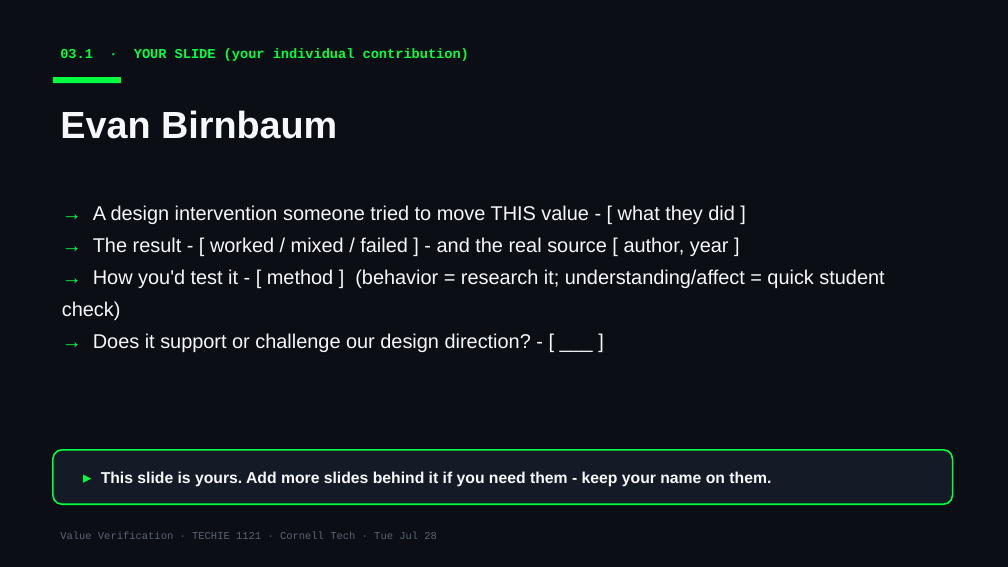
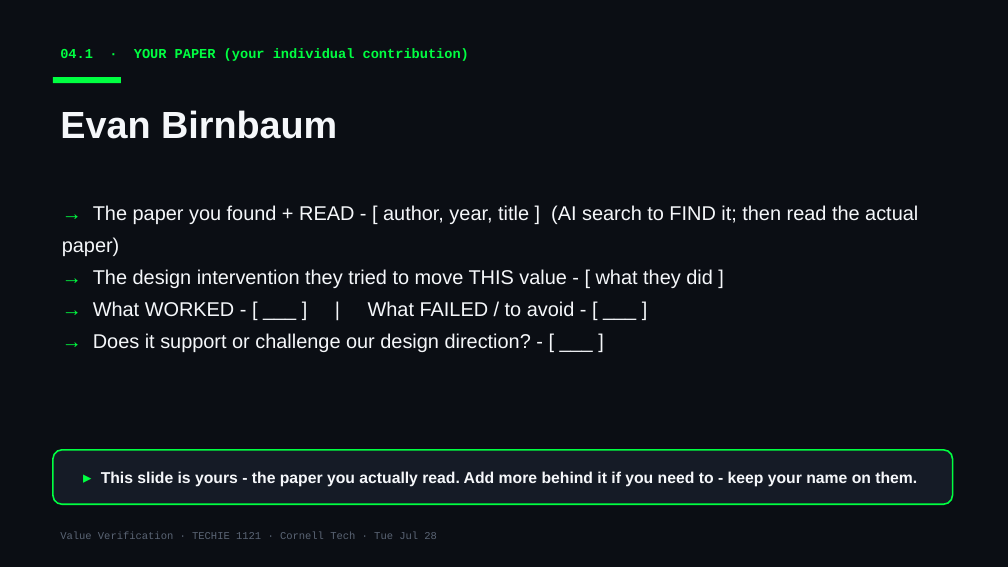
Before and after one commit to Cornell-Tech-Vibe-Coding-Summer-2026/website, a slide deck: slide 7 of slides/team-decks/Week3-Tue-guantanamo-bay-wendys.pptx (slide 6 before the commit). Drawn at 1008x567 pixels with LibreOffice and Linux fonts; fonts in the diff are those of the drawing. Boxes give left, top, right and bottom in pixels: in the first picture for what was removed or moved away, otherwise in the second. Text is boxed around its words. In the diff, an @@ line names an element or a change of style, - is before the commit and + after.

```diff
--- a/slides/team-decks/Week3-Tue-guantanamo-bay-wendys.pptx
+++ b/slides/team-decks/Week3-Tue-guantanamo-bay-wendys.pptx
@@ text at box(60, 49, 469, 61): text changed @@
-03.1 · YOUR SLIDE (your individual contribution)
+04.1 · YOUR PAPER (your individual contribution)
@@ text at box(62, 205, 918, 317): text changed @@
-→ A design intervention someone tried to move THIS value - [ what they did ]
-→ The result - [ worked / mixed / failed ] - and the real source [ author, year ]
-→ How you'd test it - [ method ] (behavior = research it; understanding/affect = quick student check)
+→ The paper you found + READ - [ author, year, title ] (AI search to FIND it; then read the actual paper)
+→ The design intervention they tried to move THIS value - [ what they did ]
+→ What WORKED - [ ___ ] | What FAILED / to avoid - [ ___ ]
@@ text at box(101, 471, 917, 487): text changed @@
-▸ This slide is yours. Add more slides behind it if you need them - keep your name on them.
+▸ This slide is yours - the paper you actually read. Add more behind it if you need to - keep your name on them.
```
Also in this commit, not shown: 8 other slides changed, 1 slide added, 8 other files.
